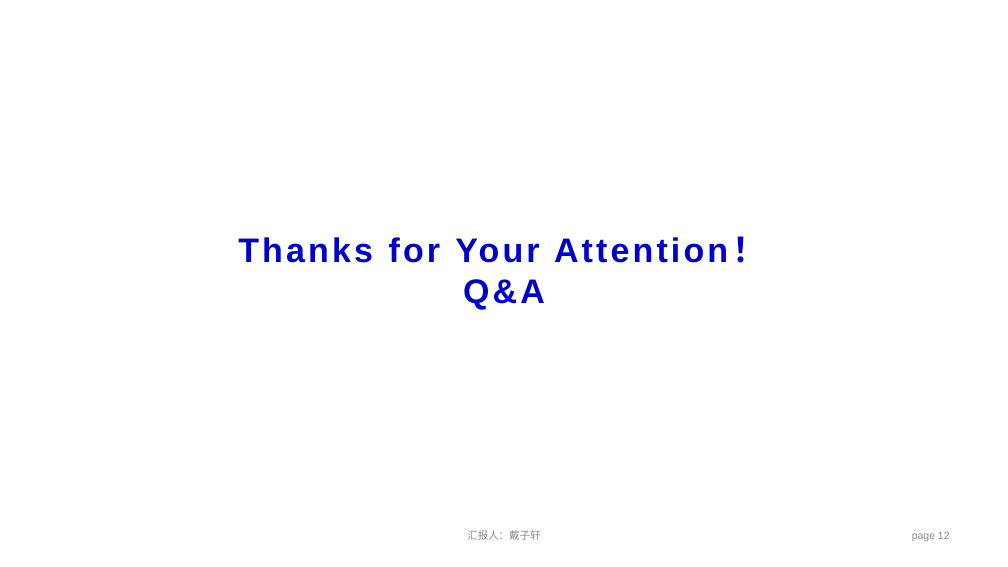
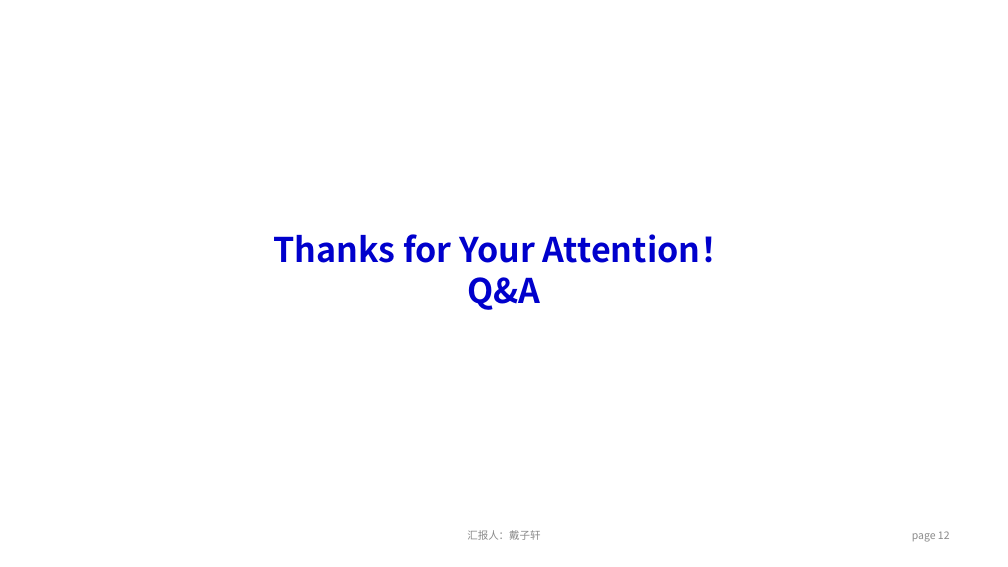
Before and after one commit to dzx0217/dzx0217.github.io, a slide deck: slide 12 of contents/ppt/Template.pptx. Drawn at 1008x567 pixels with LibreOffice and Linux fonts; fonts in the diff are those of the drawing. Boxes give left, top, right and bottom in pixels: in the first picture for what was removed or moved away, otherwise in the second. Text is boxed around its words. In the diff, an @@ line names an element or a change of style, - is before the commit and + after.

```diff
--- a/contents/ppt/Template.pptx
+++ b/contents/ppt/Template.pptx
@@ title "Thanks for Your Attention！ Q&A" at (273,234,735,310): font Arial to Noto Sans CJK SC, letter spacing 3 to 0 pt @@
@@ page number at (912,531,950,542): font Arial to Noto Sans CJK SC @@
```
Also in this commit, not shown: 9 other slides changed.
